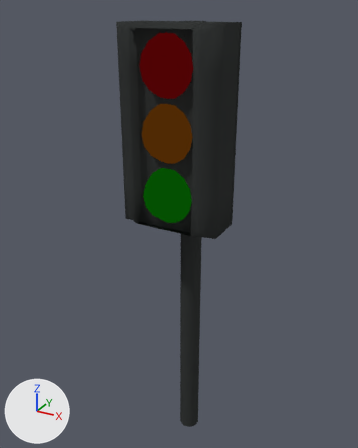
One commit to the Blender file Projekt/01-Models/ampel.blend: the scene before it, then after it.
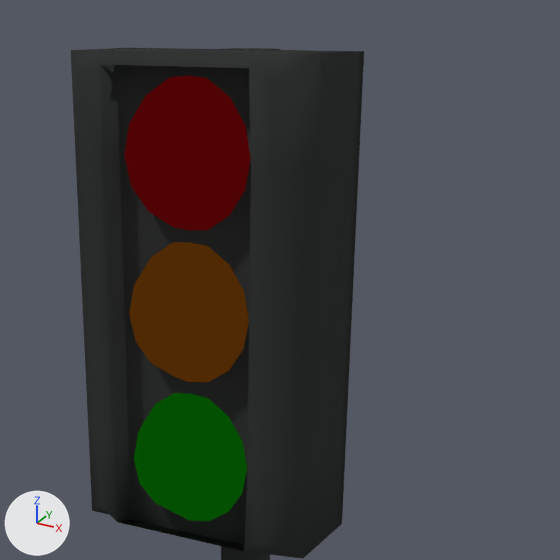
There are two pictures of each version: one whole from a 50 mm camera at (2.63, -4.62, 3.31) aimed at (-0.09, 0.32, 0.84), one close up on the part from 24% to 91% of the width and 0% to 53% of the height. Arrows for +X, +Y and +Z are at lower left; the lights stay in place.
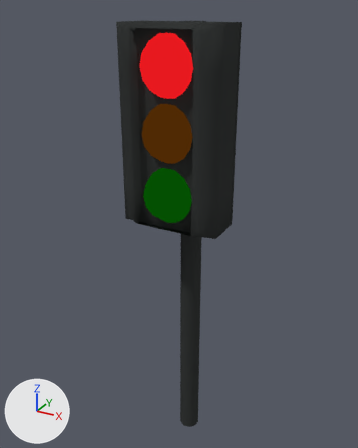
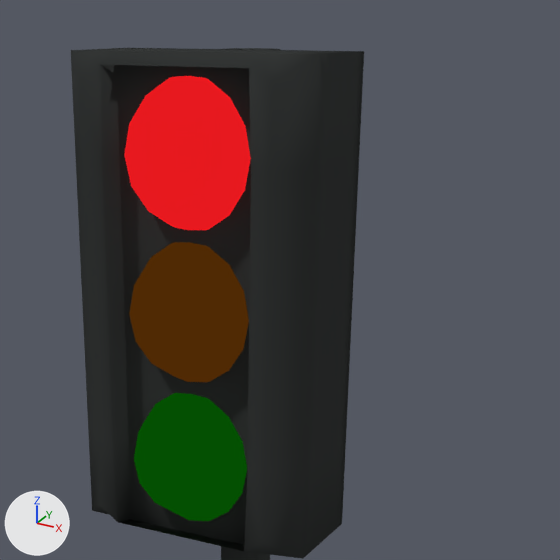
Edits to the scene script, one JSON object a line:
```json
{"op": "remove", "block": "mat_rot", "code": "mat_rot.strength = 0.1"}
```

What differs and where, as boxes (x1, y1, x2, y2) in the close-ups (560 x 560 px):
```json
{"object": "Sphere.002", "change": "surface changed", "before": [124, 76, 251, 230], "after": [124, 76, 251, 230]}
```
